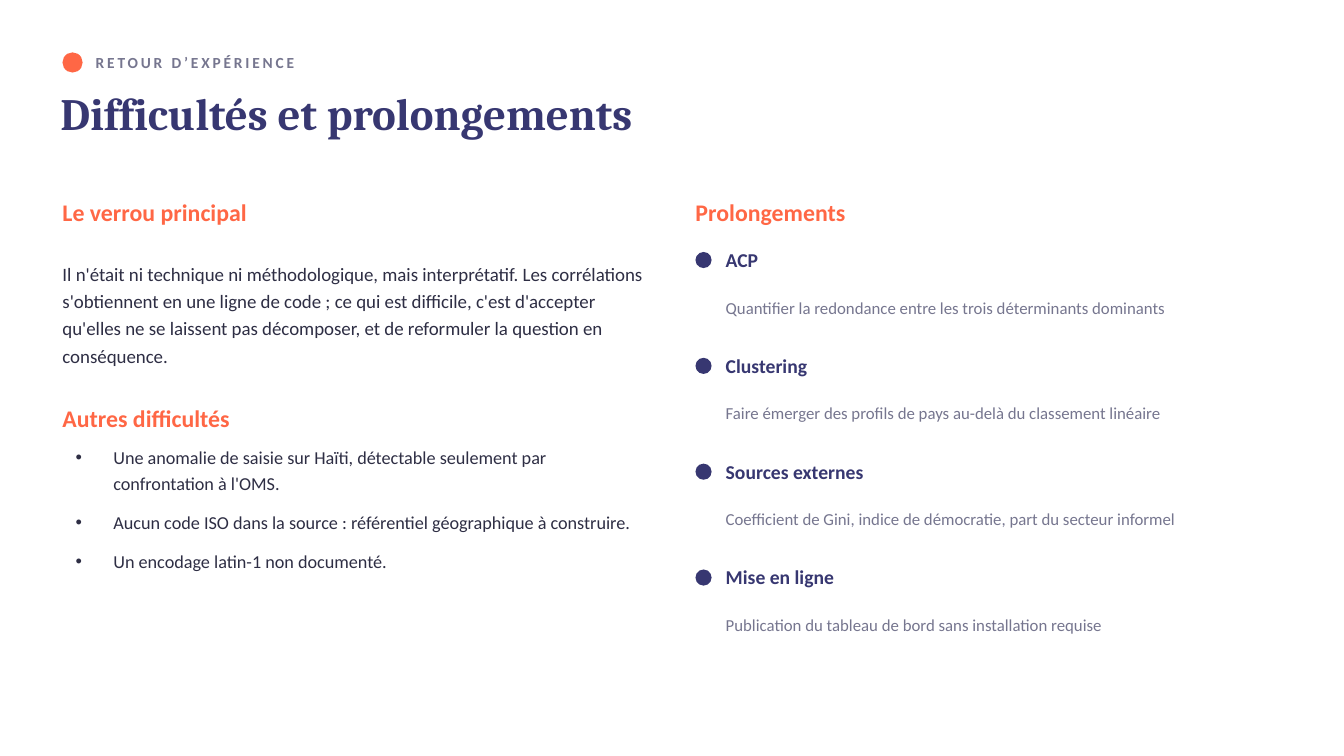
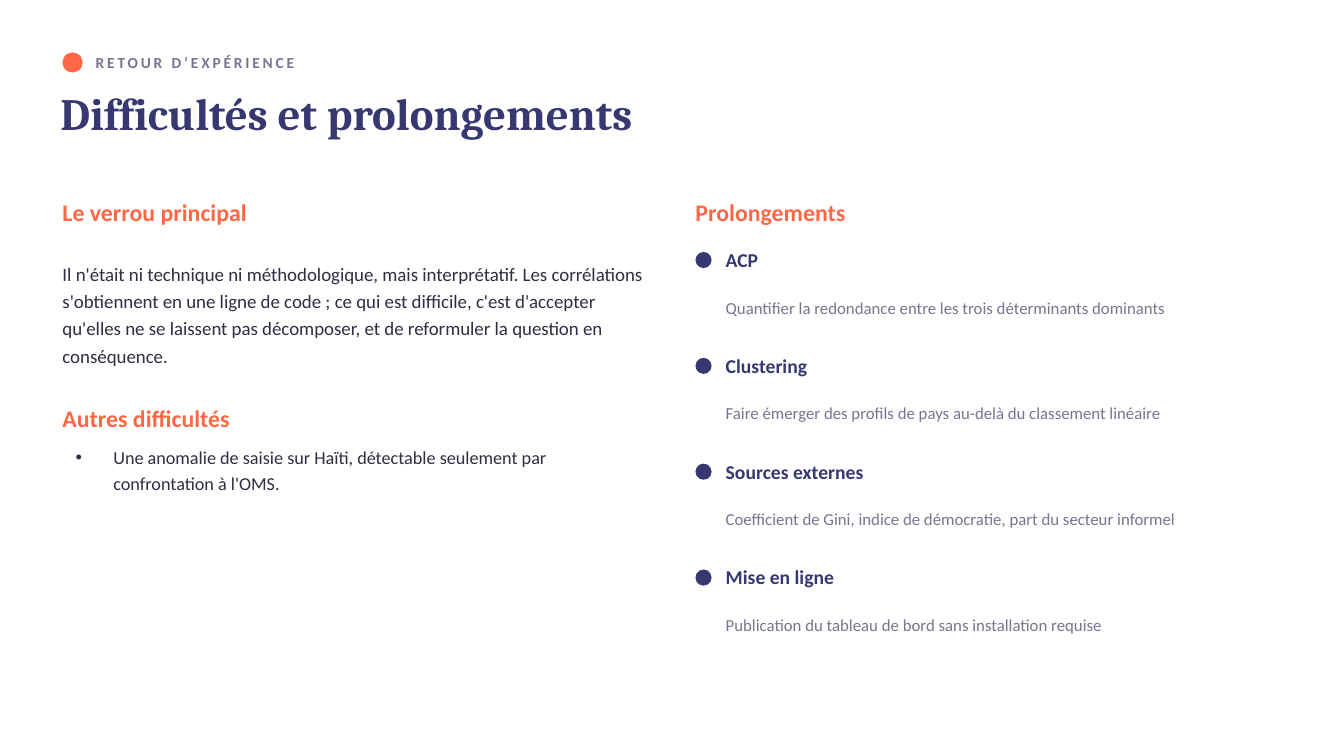
Before and after one commit to sdabo-crea/world-happiness-report, a slide deck: slide 17 of rapport/Soutenance_World_Happiness.pptx. Drawn at 1344x756 pixels with LibreOffice and Linux fonts; fonts in the diff are those of the drawing. Boxes give left, top, right and bottom in pixels: in the first picture for what was removed or moved away, otherwise in the second. Text is boxed around its words. In the diff, an @@ line names an element or a change of style, - is before the commit and + after.

```diff
--- a/rapport/Soutenance_World_Happiness.pptx
+++ b/rapport/Soutenance_World_Happiness.pptx
@@ text at (x1=113, y1=516, x2=630, y2=571): paragraphs removed @@
-• Aucun code ISO dans la source : référentiel géographique à construire.
-• Un encodage latin-1 non documenté.
```
Also in this commit, not shown: 2 other files.
